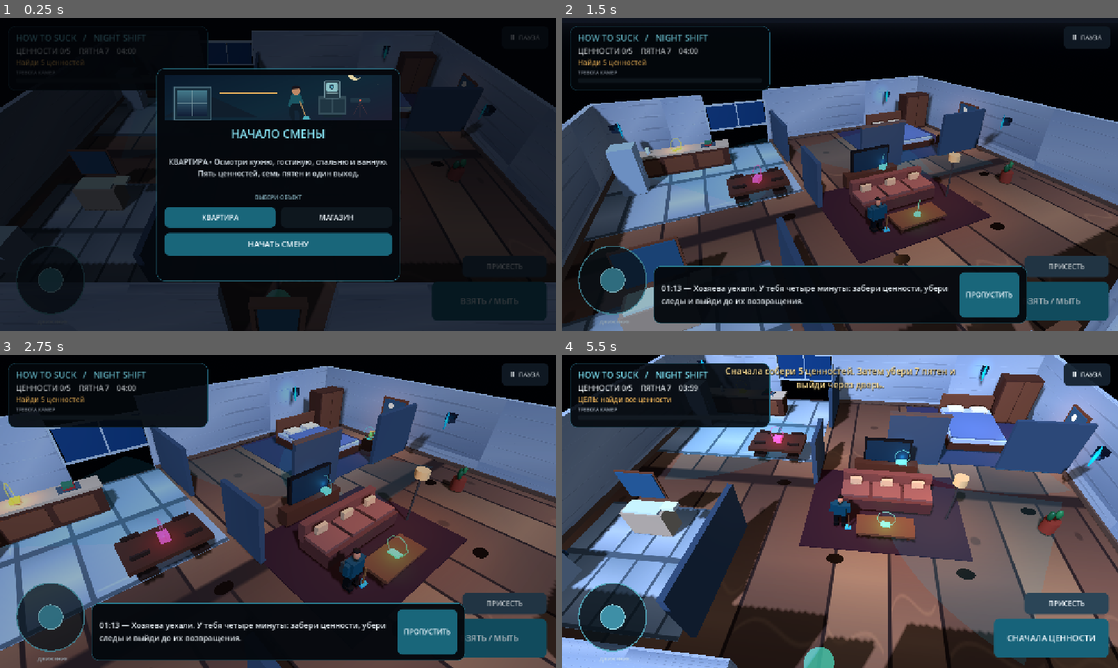
Above: before the commit, frames 1-4 (two rows, left to right).
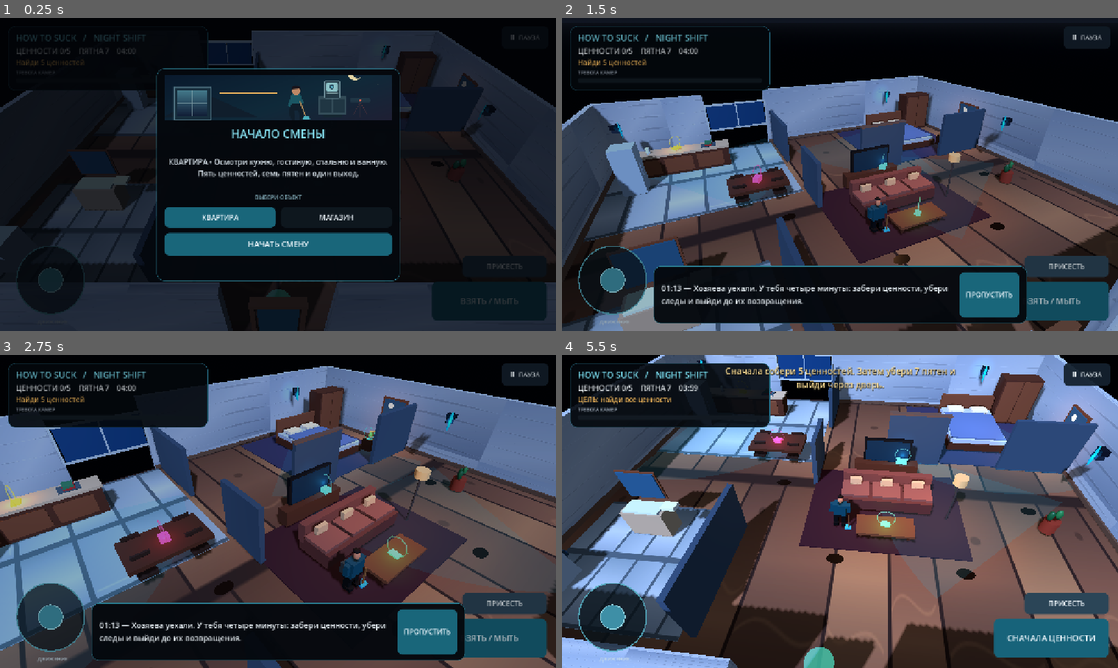
Above: after the commit, the same moments.

Repository: kirovo389-creator/How-to-suck
Game: Godot game, scene res://scenes/main.tscn
Same seed, same stepped clock (60 frames per second), same inputs: the game is played once before the commit and once after it. Sound files missing from this copy of the repository are replaced by a short silence.
Inputs (mouse positions are in pixels of both pictures, inside the frame that each line leads up to):
- Up to frame 1 (0.25 s): no input
- Up to frame 2 (1.5 s): click "НАЧАТЬ СМЕНУ" at 0.5 s; move the mouse to (962, 158) at 1.27 s; hold Right (ui_right) from 1.28 s (still down); click (962, 158) at 1.42 s
- Up to frame 3 (2.75 s): release Right (ui_right) at 2 s; drag from (166, 527) to (250, 574) at 2.02 s
- Up to frame 4 (5.5 s): move the mouse to (895, 442) at 2.77 s; hold Right (ui_right) 2.78-3.5 s; drag from (812, 574) to (673, 464) at 3.52 s; move the mouse to (1006, 558) at 4.27 s; hold Left (ui_left) 4.28-5 s; drag from (673, 464) to (756, 433) at 5.02 s

The runs differ from the first frame. In frame 1, less than 0.1% of the frame differs, in the area x 68-89%, y 8-38%; in frame 2, 0.1%; in frame 3, 0.3%; in frame 4, 0.9%, in the area x 13-98%, y 1-100%.

Commit message:
Give runtime player collider a stable name

Diff:
--- a/scripts/player.gd
+++ b/scripts/player.gd
@@ -21,6 +21,7 @@
     for arm in _arms:
         _rest_arm_rotations.append(arm.rotation)
     _collider = CollisionShape3D.new()
+    _collider.name = "PlayerCollider"
     _capsule = CapsuleShape3D.new()
     _capsule.radius = 0.29
     _capsule.height = 1.58
